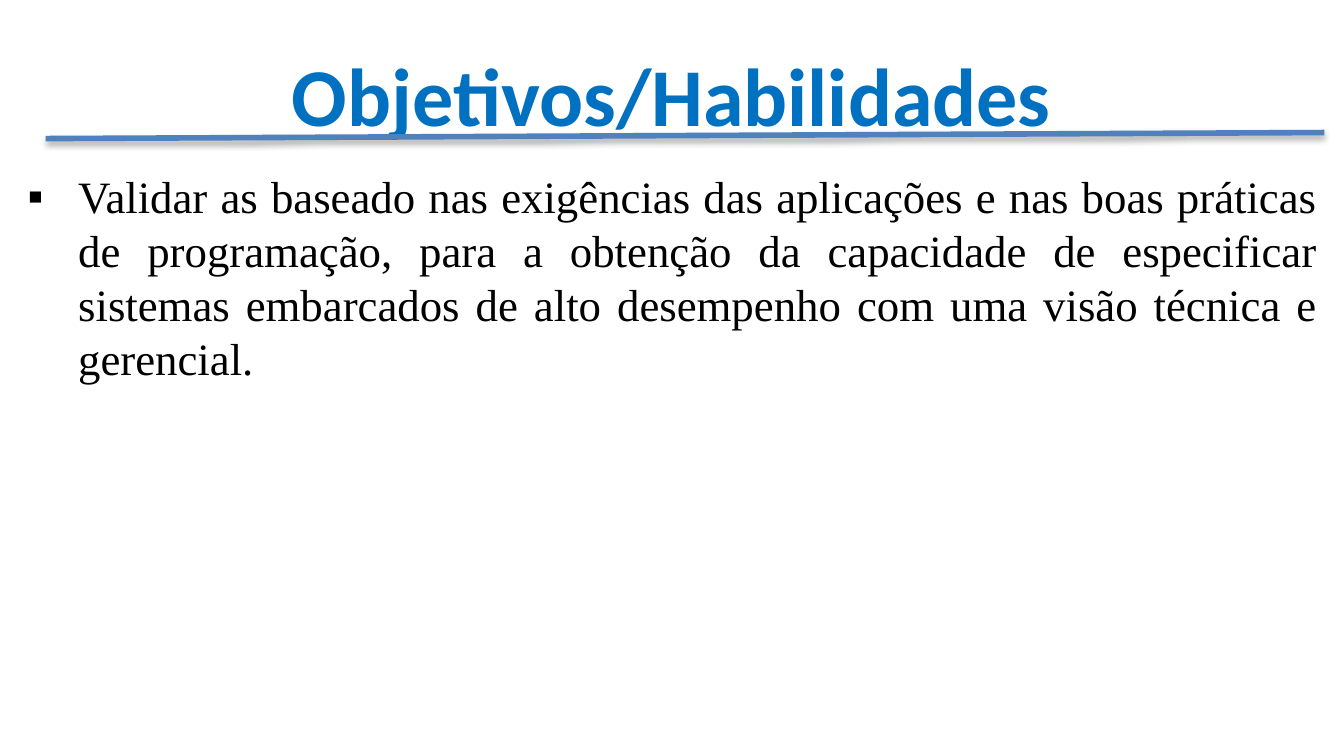
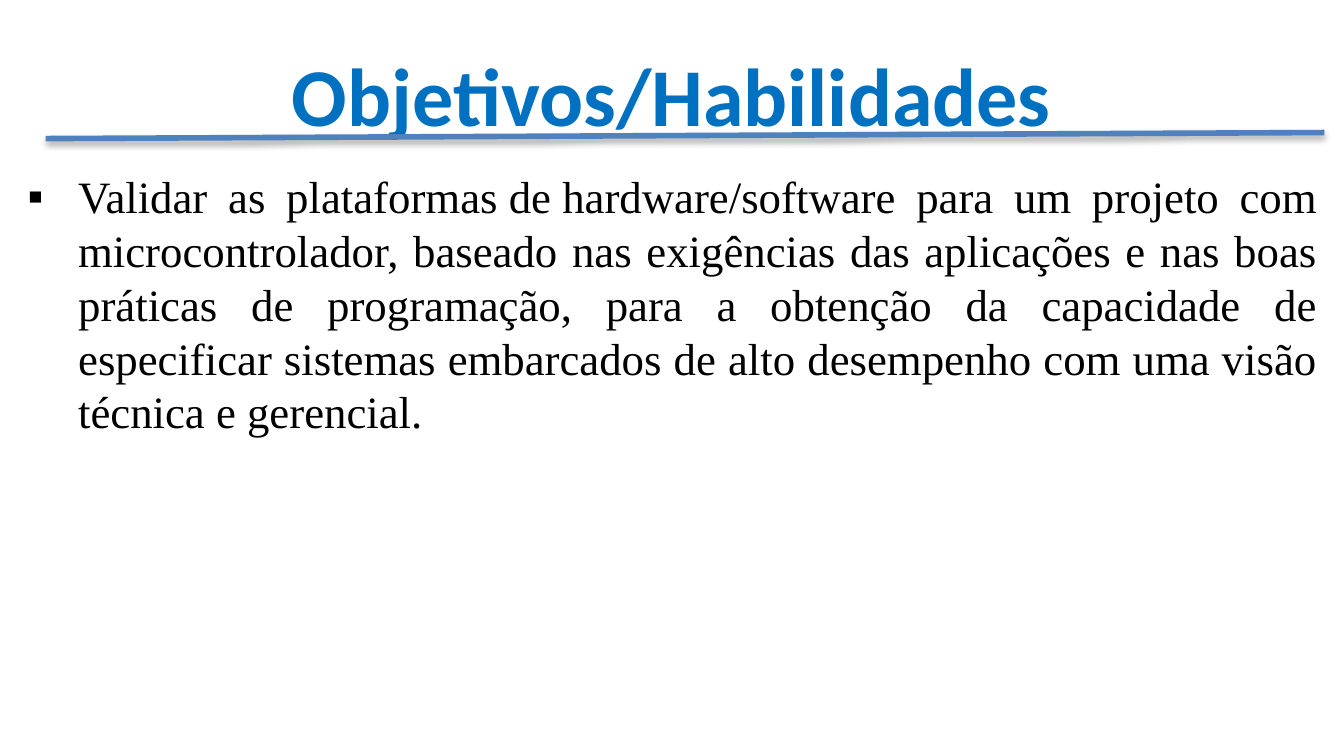
Before and after one commit to CloudEducationBrazil/WydenArea1ProgramacaoMicrocontroladores, a slide deck: slide 15 of Apresentação - Programação Microcontroladores.pptx. Drawn at 1344x756 pixels with LibreOffice and Linux fonts; fonts in the diff are those of the drawing; background and template pictures are left out. Boxes give left, top, right and bottom in pixels: in the first picture for what was removed or moved away, otherwise in the second. Text is boxed around its words. In the diff, an @@ line names an element or a change of style, - is before the commit and + after.

Commit message:
Apresentação disciplina Microcontroladores

```diff
--- a/Apresentação - Programação Microcontroladores.pptx
+++ b/Apresentação - Programação Microcontroladores.pptx
@@ text at (x1=78, y1=181, x2=1317, y2=438): text changed @@
-▪ Validar as baseado nas exigências das aplicações e nas boas práticas de programação, para a obtenção da capacidade de especificar sistemas embarcados de alto desempenho com uma visão técnica e gerencial.
+▪ Validar as plataformas de hardware/software para um projeto com microcontrolador, baseado nas exigências das aplicações e nas boas práticas de programação, para a obtenção da capacidade de especificar sistemas embarcados de alto desempenho com uma visão técnica e gerencial.
```
